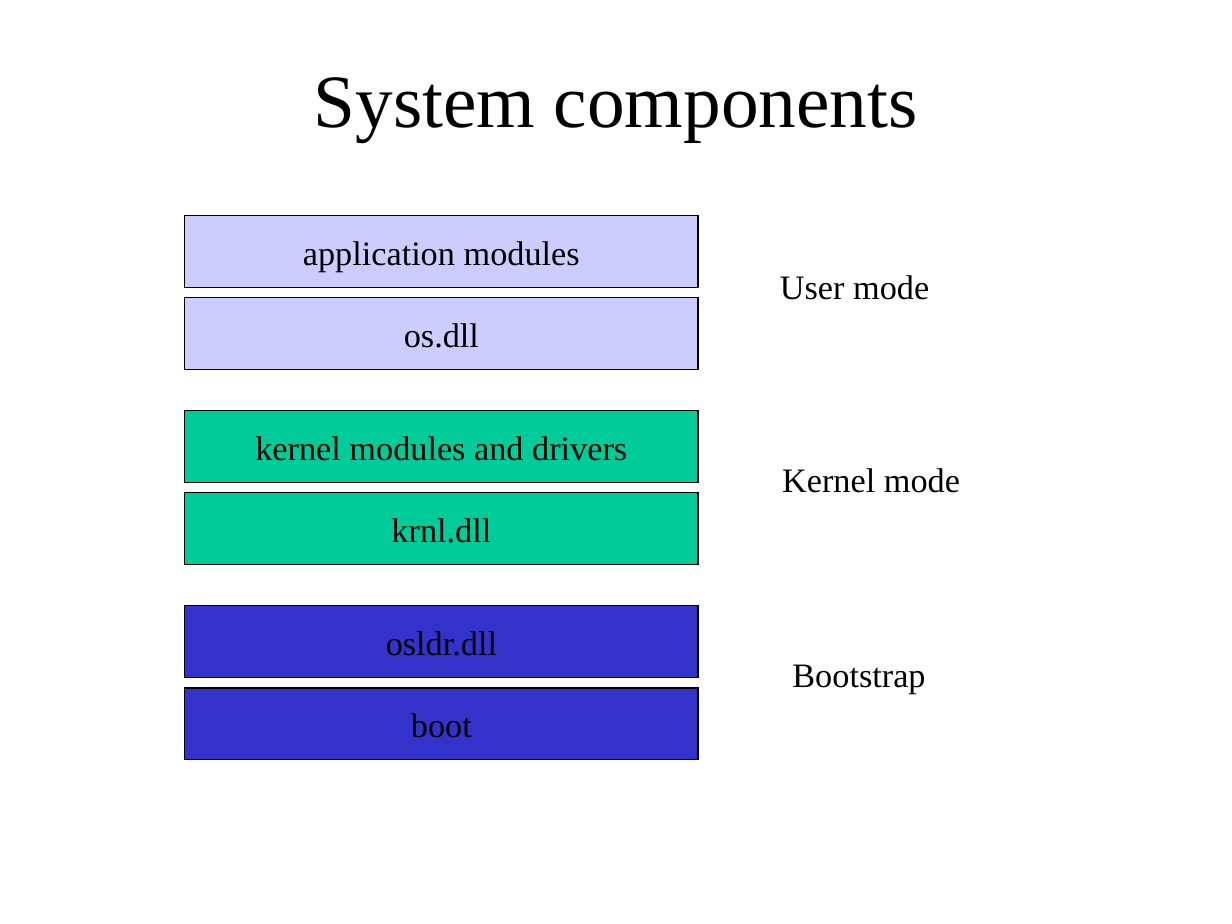
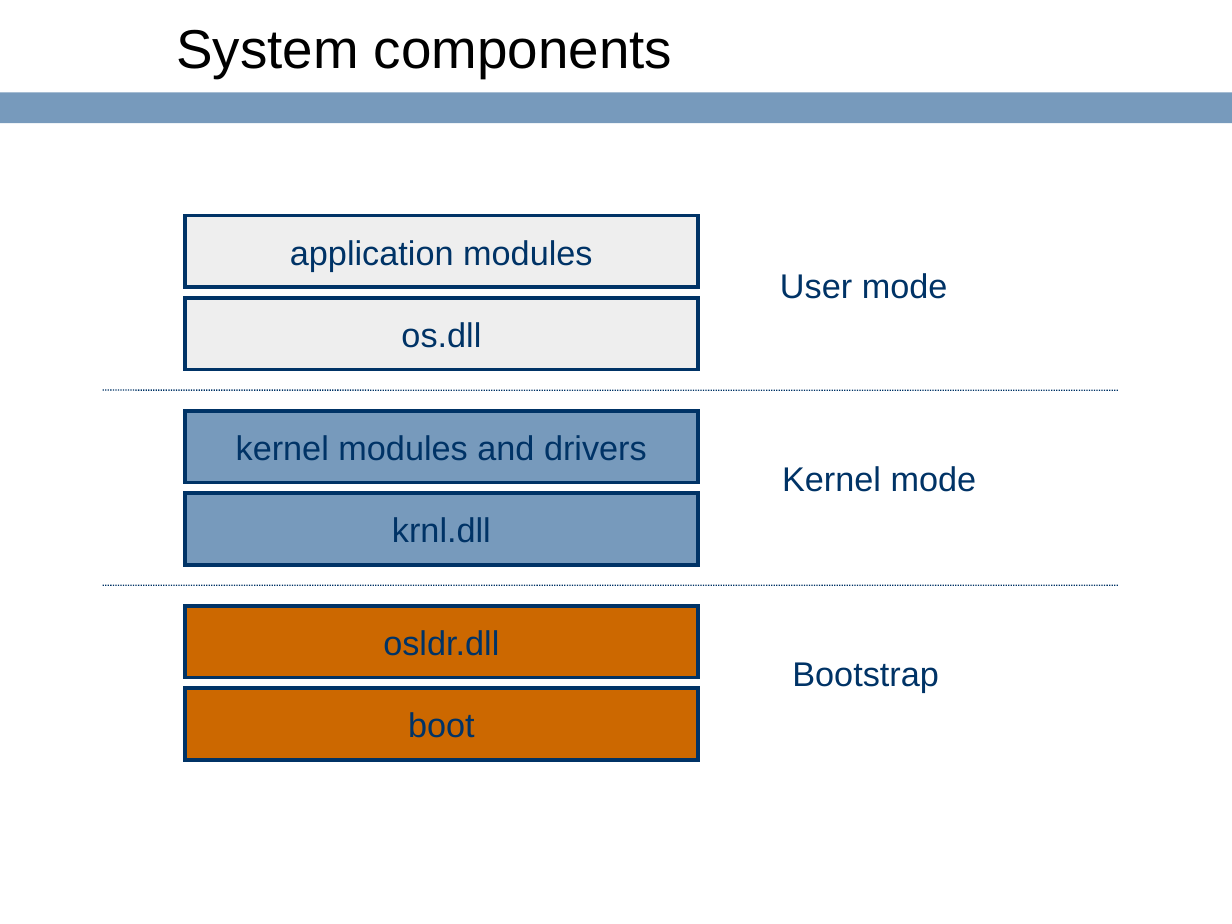
Before and after one commit to ringgaard/sanos, a slide deck: slide 8 of doc/sanostech.ppt (slide 12 before the commit). Drawn at 1232x924 pixels with LibreOffice and Linux fonts; fonts in the diff are those of the drawing; background and template pictures are left out. Boxes give left, top, right and bottom in pixels: in the first picture for what was removed or moved away, otherwise in the second. Text is boxed around its words. In the diff, an @@ line names an element or a change of style, - is before the commit and + after.

```diff
--- a/doc/sanostech.ppt
+++ b/doc/sanostech.ppt
@@ title "System components" moved from (x1=314, y1=77, x2=918, y2=141) to (x1=176, y1=29, x2=672, y2=77) @@
@@ title "System components" at (x1=176, y1=29, x2=672, y2=77): size 44 to 32 pt, font Times New Roman to Arial; alignment centre to left @@
@@ rectangle added at (x1=0, y1=92, x2=1232, y2=123), fill #779ABC @@
@@ rectangle "application modules" at (x1=185, y1=216, x2=699, y2=287): font Times New Roman to Arial, text colour #000000 to #003366; fill #CCCCFF to #EEEEEE; outline #000000 0.74 pt to #003366 2.24 pt @@
@@ font Times New Roman to Arial, text colour #000000 to #003366 in 3 elements at (x1=792, y1=662, x2=939, y2=693), (x1=782, y1=466, x2=977, y2=492), (x1=780, y1=273, x2=948, y2=299) @@
@@ rectangle "os.dll" at (x1=185, y1=298, x2=699, y2=370): font Times New Roman to Arial, text colour #000000 to #003366; fill #CCCCFF to #EEEEEE; outline #000000 0.74 pt to #003366 2.24 pt @@
@@ line added from (102, 391) to (1119, 391), #003366 0.74 pt dashed @@
@@ rectangle "kernel modules and drivers" at (x1=185, y1=410, x2=699, y2=482): font Times New Roman to Arial, text colour #000000 to #003366; fill #00CC99 to #779ABC; outline #000000 0.74 pt to #003366 2.24 pt @@
@@ rectangle "krnl.dll" at (x1=185, y1=493, x2=699, y2=564): font Times New Roman to Arial, text colour #000000 to #003366; fill #00CC99 to #779ABC; outline #000000 0.74 pt to #003366 2.24 pt @@
@@ line added from (102, 585) to (1119, 585), #003366 0.74 pt dashed @@
@@ rectangle "osldr.dll" at (x1=185, y1=606, x2=699, y2=678): font Times New Roman to Arial, text colour #000000 to #003366; fill #3333CC to #CC6800; outline #000000 0.74 pt to #003366 2.24 pt @@
@@ rectangle "boot" at (x1=185, y1=687, x2=699, y2=759): font Times New Roman to Arial, text colour #000000 to #003366; fill #3333CC to #CC6800; outline #000000 0.74 pt to #003366 2.24 pt @@
```
Also in this commit, not shown: 57 other slides changed, 1 slide added, 21 other files.
